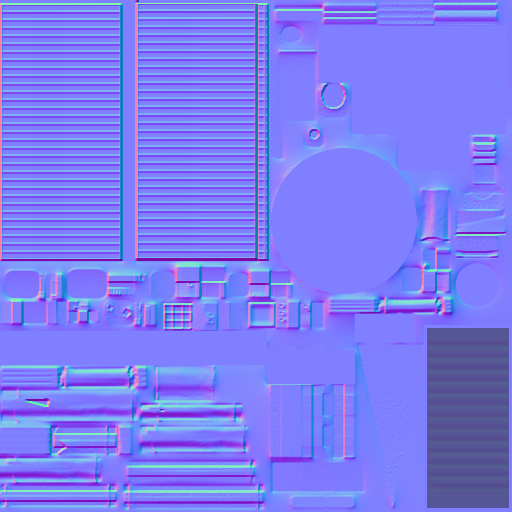
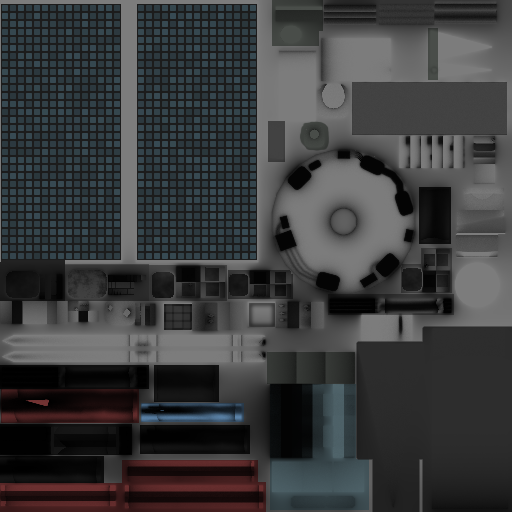
Two versions of the same layered image (w=512, h=512). Layer-by-layer changes:
showed group "Diffuse" (3 layers) over [0, 0, 512, 512]
"Layer 6" (1st of 2, in "Diffuse"): blend overlay → multiply, painted on it over [0, 0, 512, 512]
painted on "Background" over [352, 30, 507, 135]
hid "Layer 7" over [0, 0, 512, 512]
hid "Alpha_Channel" over [0, 0, 512, 512]
